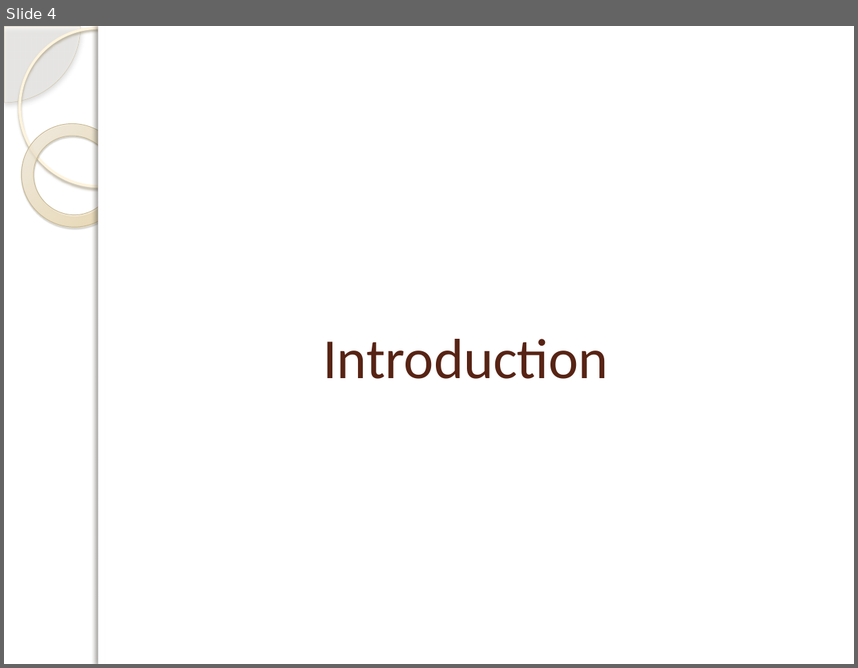
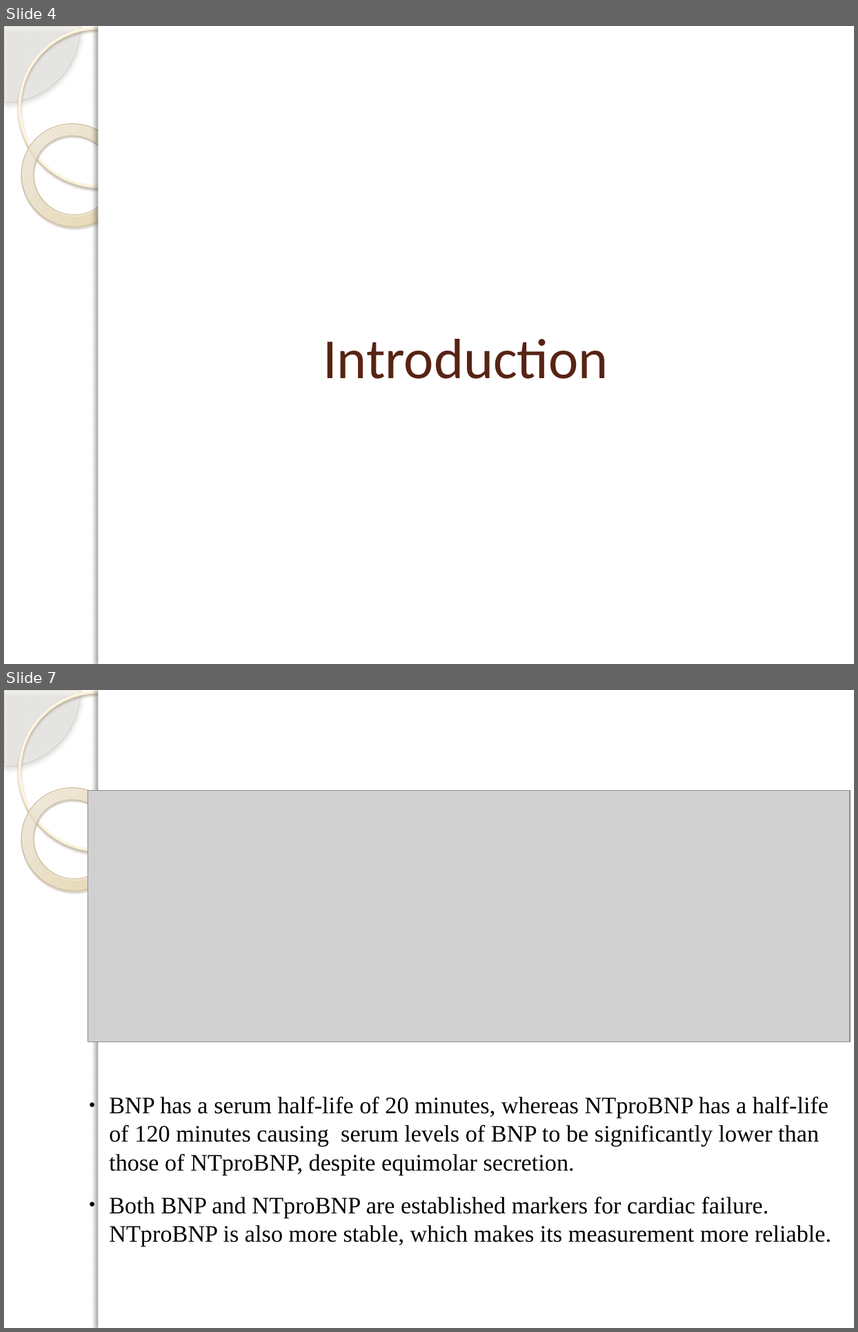
Before and after one commit to DrIbrahimAli/MDThesis, a slide deck: presentation/presentation.pptx. Shown one above the other, each under a label of ours: slide 4 before the commit, slides 4 and 7 after it; the slides between them are not shown. The pictures are 858x668 and 858x1332 pixels, drawn with LibreOffice and Linux fonts; fonts in the diff are those of the drawing; grey boxes stand for pictures; background and template pictures are left out. Boxes give left, top, right and bottom in pixels: in the first picture for what was removed or moved away, otherwise in the second. Text is boxed around its words. In the diff, an @@ line names an element or a change of style, - is before the commit and + after.

```diff
--- a/presentation/presentation.pptx
+++ b/presentation/presentation.pptx
@@ slide 7 added at [4,690,854,1328], background picture (left out); not listed: 5 template elements that a slide beside it also shows @@
@@ picture added at [87,790,850,1041] @@
@@ text added at [109,1096,831,1246], 20 pt, text #000000 @@
+● BNP has a serum half-life of 20 minutes, whereas NTproBNP has a half-life of 120 minutes causing serum levels of BNP to be significantly lower than those of NTproBNP, despite equimolar secretion.
+● Both BNP and NTproBNP are established markers for cardiac failure. NTproBNP is also more stable, which makes its measurement more reliable.
```
Also in this commit, not shown: 26 other slides changed, 5 other slides added, 2 slides removed.
